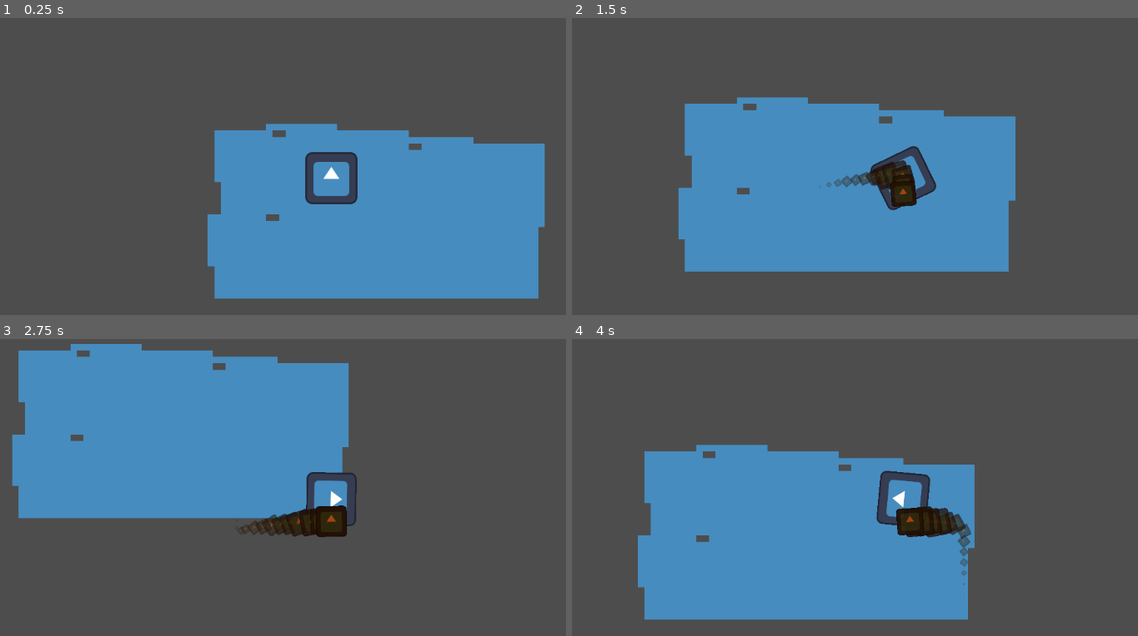
Above: before the commit, frames 1-4 (two rows, left to right).
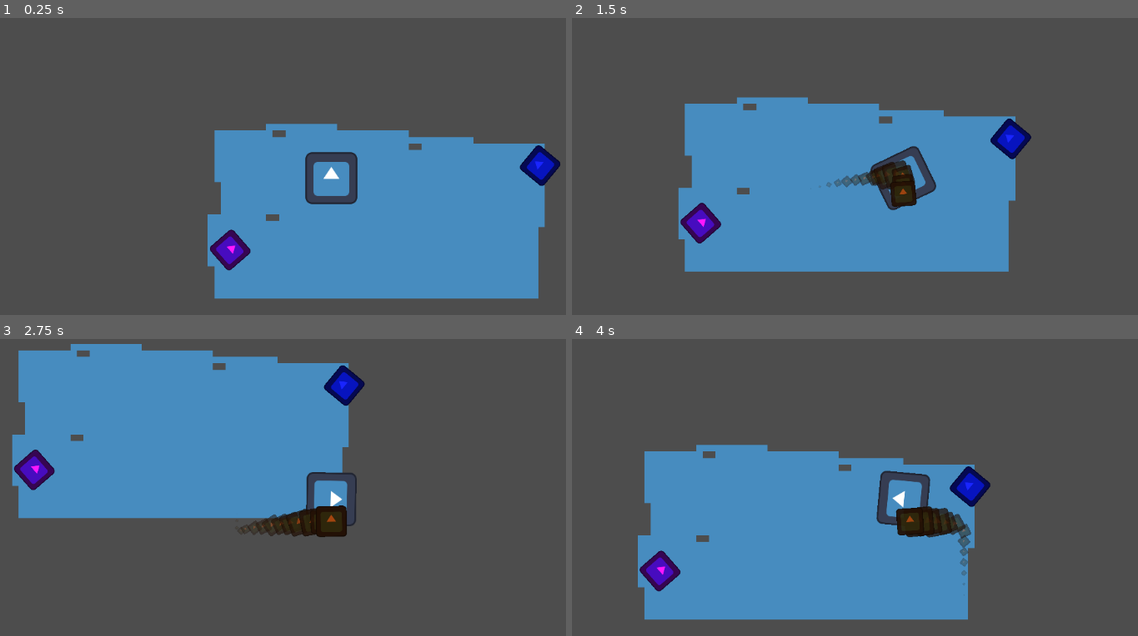
Above: after the commit, the same moments.

Repository: EdsonUso/tomom
Game: Godot game, scene res://scenes/room.tscn
The game is run twice, just before and just after one commit, with the same random seed, the same clock (stepped at 60 frames per second) and the same inputs. The project has no main scene, so this scene is started directly. The engine's default icon, where the game draws it, is replaced by a stand-in: a white triangle on a blue panel in a dark square.
Inputs:
- Up to frame 1 (0.25 s): no input
- Up to frame 2 (1.5 s): tap Enter at 0.5 s; hold D (move_right) 0.53-1.28 s; hold Space (interagir, bound only after the commit) 0.53-1.28 s; hold S (move_down) from 1.28 s (still down); tap Space (interagir, bound only after the commit) at 1.35 s
- Up to frame 3 (2.75 s): release S (move_down) at 2.03 s; hold D (move_right) from 2.03 s (still down); hold Space (interagir, bound only after the commit) from 2.03 s (still down)
- Up to frame 4 (4 s): release D (move_right) at 2.78 s; release Space (interagir, bound only after the commit) at 2.78 s; hold W (move_up) 2.78-3.53 s; tap Space (interagir, bound only after the commit) at 2.85 s; hold A (move_left) from 3.53 s (still down); hold Space (interagir, bound only after the commit) from 3.53 s (still down)

The runs differ from the first frame. In frame 1, 1.2% of the frame differs, in the area x 37-99%, y 42-86%; in frame 2, 1.2%; in frame 3, 1.2%; in frame 4, 1.2%, in the area x 11-74%, y 42-86%.

Commit message:
:sparkles: feat - cutscene calling

Diff:
--- a/project.godot
+++ b/project.godot
@@ -40,3 +40,16 @@
 , Object(InputEventKey,"resource_local_to_scene":false,"resource_name":"","device":-1,"window_id":0,"alt_pressed":false …(186 unchanged characters)…
 ]
 }
+interagir={
+"deadzone": 0.2,
+"events": [Object(InputEventKey,"resource_local_to_scene":false,"resource_name":"","device":-1,"window_id":0,"alt_pressed":false,"shift_pressed":false,"ctrl_pressed":false,"meta_pressed":false,"pressed":false,"keycode":0,"physical_keycode":32,"key_label":0,"unicode":32,"location":0,"echo":false,"script":null)
+, Object(InputEventKey,"resource_local_to_scene":false,"resource_name":"","device":-1,"window_id":0,"alt_pressed":false,"shift_pressed":false,"ctrl_pressed":false,"meta_pressed":false,"pressed":false,"keycode":0,"physical_keycode":69,"key_label":0,"unicode":101,"location":0,"echo":false,"script":null)
+]
+}
+
+[layer_names]
+
+2d_physics/layer_1="player"
+2d_physics/layer_2="world"
+2d_physics/layer_3="coletaveis"
+2d_physics/layer_4="interaction_area"
--- /dev/null
+++ b/scenes/Cutscene.tscn
@@ -0,0 +1,70 @@
+[gd_scene load_steps=6 format=3 uid="uid://cbn0qmo5psm6a"]
+
+[ext_resource type="Script" uid="uid://c4rl4yi34cmmh" path="res://src/cutscene_manager.gd" id="1_g23k1"]
+[ext_resource type="Texture2D" uid="uid://bbpuykvydq6v6" path="res://icon.svg" id="2_g23k1"]
+
+[sub_resource type="Animation" id="Animation_mn5u2"]
+resource_name = "cutscene"
+length = 5.0
+loop_mode = 1
+tracks/0/type = "value"
+tracks/0/imported = false
+tracks/0/enabled = true
+tracks/0/path = NodePath(".:position")
+tracks/0/interp = 1
+tracks/0/loop_wrap = true
+tracks/0/keys = {
+"times": PackedFloat32Array(0, 2.99, 5),
+"transitions": PackedFloat32Array(1, 1, 1),
+"update": 0,
+"values": [Vector2(617, -149), Vector2(630, 275), Vector2(630, 275)]
+}
+
+[sub_resource type="Animation" id="Animation_llj1v"]
+length = 0.001
+tracks/0/type = "value"
+tracks/0/imported = false
+tracks/0/enabled = true
+tracks/0/path = NodePath(".:position")
+tracks/0/interp = 1
+tracks/0/loop_wrap = true
+tracks/0/keys = {
+"times": PackedFloat32Array(0),
+"transitions": PackedFloat32Array(1),
+"update": 0,
+"values": [Vector2(617, -149)]
+}
+
+[sub_resource type="AnimationLibrary" id="AnimationLibrary_wphk0"]
+_data = {
+&"RESET": SubResource("Animation_llj1v"),
+&"cutscene": SubResource("Animation_mn5u2")
+}
+
+[node name="CutsceneManager" type="CanvasLayer"]
+visible = false
+script = ExtResource("1_g23k1")
+
+[node name="Panel" type="Panel" parent="."]
+offset_right = 1236.0
+offset_bottom = 681.0
+
+[node name="Label" type="Label" parent="Panel"]
+layout_mode = 0
+offset_left = 494.0
+offset_top = 518.0
+offset_right = 717.0
+offset_bottom = 541.0
+text = "Um novo texto muito legal...."
+
+[node name="Sprite2D" type="Sprite2D" parent="."]
+modulate = Color(0.589561, 0.133689, 0.319568, 1)
+position = Vector2(617, -149)
+scale = Vector2(2.3, 2.3)
+texture = ExtResource("2_g23k1")
+
+[node name="AnimationPlayer" type="AnimationPlayer" parent="Sprite2D"]
+libraries = {
+&"": SubResource("AnimationLibrary_wphk0")
+}
+speed_scale = 1.56
--- /dev/null
+++ b/scenes/Hole.tscn
@@ -0,0 +1,22 @@
+[gd_scene load_steps=4 format=3 uid="uid://ba3u0drgnlrqu"]
+
+[ext_resource type="Script" uid="uid://c0f4tk75uijwy" path="res://src/area_hole.gd" id="1_vabtr"]
+[ext_resource type="Texture2D" uid="uid://bbpuykvydq6v6" path="res://icon.svg" id="2_ns3kb"]
+
+[sub_resource type="CircleShape2D" id="CircleShape2D_fbirb"]
+radius = 61.0082
+
+[node name="Hole" type="Area2D"]
+collision_layer = 8
+script = ExtResource("1_vabtr")
+
+[node name="CollisionShape2D" type="CollisionShape2D" parent="."]
+shape = SubResource("CircleShape2D_fbirb")
+
+[node name="Sprite2D" type="Sprite2D" parent="."]
+modulate = Color(0.0980392, 0.145098, 1, 1)
+rotation = -0.879646
+scale = Vector2(0.6, 0.6)
+texture = ExtResource("2_ns3kb")
+
+[connection signal="body_entered" from="." to="." method="_on_body_entered"]
--- /dev/null
+++ b/scenes/item.tscn
@@ -0,0 +1,21 @@
+[gd_scene load_steps=4 format=3 uid="uid://h8c67hl00bin"]
+
+[ext_resource type="Texture2D" uid="uid://bbpuykvydq6v6" path="res://icon.svg" id="1_4gq7n"]
+[ext_resource type="Script" uid="uid://dv72ekl03ivxh" path="res://src/item.gd" id="1_s8enn"]
+
+[sub_resource type="CircleShape2D" id="CircleShape2D_r3ghi"]
+radius = 83.0241
+
+[node name="Item" type="Area2D" groups=["coletaveis"]]
+collision_layer = 4
+collision_mask = 0
+script = ExtResource("1_s8enn")
+
+[node name="Sprite2D" type="Sprite2D" parent="."]
+modulate = Color(1, 0.0901961, 1, 1)
+rotation = 0.853466
+scale = Vector2(0.6, 0.6)
+texture = ExtResource("1_4gq7n")
+
+[node name="Colisor" type="CollisionShape2D" parent="."]
+shape = SubResource("CircleShape2D_r3ghi")
--- a/scenes/player_testtscn.tscn
+++ b/scenes/player_testtscn.tscn
@@ -8,7 +8,10 @@
 [sub_resource type="RectangleShape2D" id="RectangleShape2D_w4ket"]
 size = Vector2(111, 110)
 
-[node name="Player" type="CharacterBody2D"]
+[sub_resource type="RectangleShape2D" id="RectangleShape2D_nlxoa"]
+size = Vector2(148, 134)
+
+[node name="Player" type="CharacterBody2D" groups=["player"]]
 script = ExtResource("1_70asp")
 
 [node name="Sprite2D" type="Sprite2D" parent="."]
@@ -28,3 +31,11 @@
 texture = ExtResource("2_w4ket")
 one_shot = true
 process_material = ExtResource("4_nlxoa")
+
+[node name="interaction_area" type="Area2D" parent="."]
+collision_layer = 8
+collision_mask = 4
+
+[node name="ColisorArea" type="CollisionShape2D" parent="interaction_area"]
+position = Vector2(2, -4)
+shape = SubResource("RectangleShape2D_nlxoa")
--- a/scenes/room.tscn
+++ b/scenes/room.tscn
@@ -1,7 +1,10 @@
-[gd_scene load_steps=5 format=4 uid="uid://bdnu702oskctc"]
+[gd_scene load_steps=8 format=4 uid="uid://bdnu702oskctc"]
 
 [ext_resource type="Texture2D" uid="uid://bbpuykvydq6v6" path="res://icon.svg" id="1_ffxv4"]
 [ext_resource type="PackedScene" uid="uid://nwxlgmmx347x" path="res://scenes/player_testtscn.tscn" id="2_85yof"]
+[ext_resource type="PackedScene" uid="uid://ba3u0drgnlrqu" path="res://scenes/Hole.tscn" id="3_jxe34"]
+[ext_resource type="PackedScene" uid="uid://h8c67hl00bin" path="res://scenes/item.tscn" id="4_jn645"]
+[ext_resource type="PackedScene" uid="uid://cbn0qmo5psm6a" path="res://scenes/Cutscene.tscn" id="5_qvc4m"]
 
 [sub_resource type="TileSetAtlasSource" id="TileSetAtlasSource_14vil"]
 resource_name = "floor"
@@ -85,3 +88,13 @@
 speed = 1000.0
 friction = 1.0
 acceleration = 0.311
+
+[node name="Hole" parent="." instance=ExtResource("3_jxe34")]
+position = Vector2(661, 55)
+
+[node name="Item" parent="." instance=ExtResource("4_jn645")]
+position = Vector2(-105, 264)
+
+[node name="CutsceneManager" parent="." instance=ExtResource("5_qvc4m")]
+
+[connection signal="item_delivered" from="Hole" to="CutsceneManager" method="start_cutscene"]
--- /dev/null
+++ b/src/area_hole.gd
@@ -0,0 +1,32 @@
+extends Area2D
+
+class_name AreaHole
+
+@export var required_item_id: StringName = "icone_familia"
+
+#Sinal será emitido quando o item correto for entregue
+signal item_delivered(message) #Eu te amo sinais eu te amo
+
+func _on_body_entered(body: Player) -> void:
+	if not body.is_in_group("player"):
+		return
+
+	if not is_instance_valid(body.carried_item):
+		return
+
+	if body.carried_item.item_id == required_item_id:
+		print("Entrega correta!")
+
+		#TODO: EMITIR MUSICA DE FEEDBACK DE SUCESSO
+
+		print("Emitindo o sinal item_delivered!")
+
+		item_delivered.emit("Este é o item correto...")
+
+		body.carried_item.queue_free() # tapoha
+
+		body.carried_item = null
+
+
+		# Desativa a colisão do buraco
+		get_node("CollisionShape2D").disabled = true
--- /dev/null
+++ b/src/cutscene_manager.gd
@@ -0,0 +1,36 @@
+extends CanvasLayer
+
+@onready var panel: Panel = $Panel
+@onready var label: Label = $Panel/Label
+@onready var timer: Timer = Timer.new()
+
+@onready var animation_player: AnimationPlayer = $Sprite2D/AnimationPlayer
+
+var full_text: String = ""
+var current_char_index: int = 0
+
+func _ready() -> void:
+	add_child(timer)
+	timer.timeout.connect(_on_timer_timeout)
+
+
+func start_cutscene(message: String) -> void:
+	full_text = message
+	current_char_index = 0
+	label.text = ""
+
+	timer.wait_time = 0.05
+	timer.start()
+
+
+	self.show()
+
+	animation_player.play("cutscene")
+
+func _on_timer_timeout() ->  void:
+	if current_char_index < full_text.length():
+		current_char_index += 1;
+		label.text = full_text.substr(0, current_char_index)
+
+	else:
+		timer.stop()
--- /dev/null
+++ b/src/item.gd
@@ -0,0 +1,5 @@
+extends Area2D
+
+class_name AreaItem
+
+@export var item_id:StringName = "icone_familia"
--- a/src/player_movement.gd
+++ b/src/player_movement.gd
@@ -1,4 +1,6 @@
 extends CharacterBody2D
+
+class_name Player
 
 @export_group("Movement")
 @export var speed: float = 300.0
@@ -21,8 +23,19 @@
 
 @onready var collision:CollisionShape2D = $Colisor
 
+
+@export_group("Grab & Drop")
+var item_in_reach: Area2D = null
+var carried_item: AreaItem = null
+
+@onready var interaction_area:Area2D = $interaction_area
+
+
 func _ready() -> void:
 	await get_tree().process_frame #Espera para garantir que o shape foi inicializado
+
+	interaction_area.area_entered.connect(_on_interaction_area_entered)
+	interaction_area.area_exited.connect(_on_interaction_area_exited)
 
 	if collision and collision.shape:
 		var half_height = collision.shape.get_rect().size.y / 2.0
@@ -30,6 +43,18 @@
 		print("Posição do emissor de poeira ajustada para: ", dust_particles.position)
 
 
+func _unhandled_input(event: InputEvent) -> void:
+	if event.is_action_pressed("interagir"):
+		if not carried_item and is_instance_valid(item_in_reach):
+			#Pegar item
+			carried_item = item_in_reach
+			item_in_reach = null
+
+			carried_item.reparent(self)
+			carried_item.get_node("Colisor").disabled = true
+			carried_item.position = Vector2(0, -40) #Posição acima da cabeça
+
+			print("Item capturado: ", carried_item.item_id)
 
 
 func _physics_process(delta: float) -> void:
@@ -70,8 +95,23 @@
 
 		sprite.scale = sprite.scale.lerp(target_scale, 0.1)
 
+#region SINAIS
 func emit_dust_particles() -> void:
 	if velocity.length() > 0:
 		dust_particles.rotation = velocity.angle() - PI
 
 		dust_particles.emitting = true
+
+func _on_interaction_area_entered(area: AreaItem) -> void:
+	print("Interagindo")
+	if area.is_in_group("coletaveis"):
+		item_in_reach = area
+		print("Item ao alcance: ", area.item_id)
+
+
+func _on_interaction_area_exited(area: AreaItem) -> void:
+	if area == item_in_reach:
+		item_in_reach = null
+		print("Item fora de alcance")
+
+#endregion
Not shown: 1 places in scenes/player_testtscn.tscn that only renumber resources
Not shown, added: src/area_hole.gd.uid
Not shown, added: src/cutscene_manager.gd.uid
Not shown, added: src/item.gd.uid
